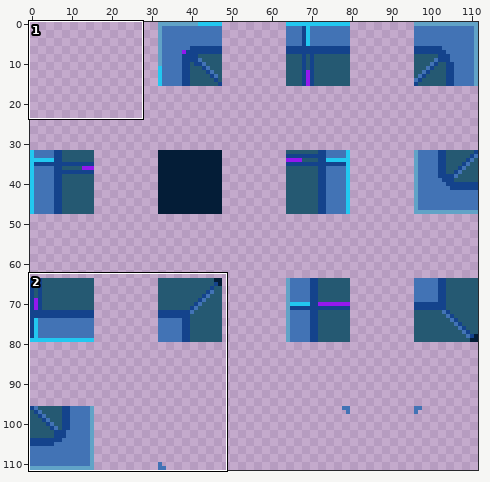
Two states of a sprite sheet, Assets/Art/Tile/ShipTiles/Ship_Tiles.png. The first picture is a wide view before the edit; the outline marks the close-up.
Close-up. Before:
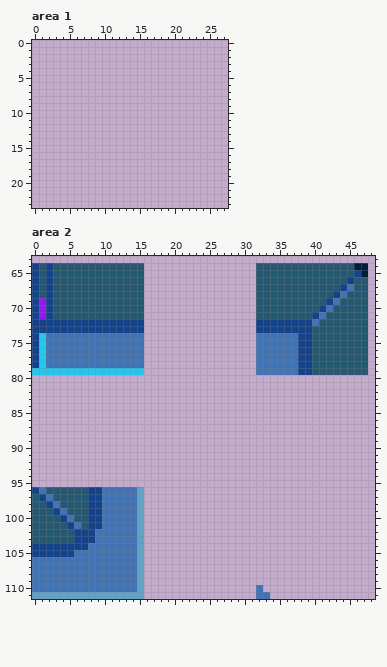
The file is 112x112 pixels. Shown: area 1: x 0..27, y 0..23; area 2: x 0..48, y 63..111.
Now the later version:
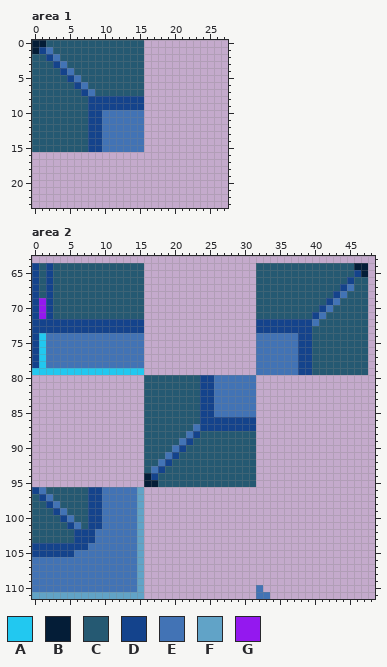
Palette (. is transparent): A #22c8f0  B #041d37  C #255972  D #14438c  E #4273b5  F #61a3c7  G #9418ef
The edit:
Area 1:
y 0: x 0..15 ................ -> BBCCCCCCCCCCCCCC
y 1: x 0..15 ................ -> BDECCCCCCCCCCCCC
y 2: x 0..15 ................ -> CCDECCCCCCCCCCCC
y 3: x 0..15 ................ -> CCCDECCCCCCCCCCC
y 4: x 0..15 ................ -> CCCCDECCCCCCCCCC
y 5: x 0..15 ................ -> CCCCCDECCCCCCCCC
y 6: x 0..15 ................ -> CCCCCCDECCCCCCCC
y 7: x 0..15 ................ -> CCCCCCCDECCCCCCC
y 8..9: x 0..15 ................ -> CCCCCCCCDDDDDDDD
y 10..15: x 0..15 ................ -> CCCCCCCCDDEEEEEE
Area 2:
y 80..85: x 16..31 ................ -> CCCCCCCCDDEEEEEE
y 86: x 16..31 ................ -> CCCCCCCCDDDDDDDD
y 87: x 16..31 ................ -> CCCCCCCEDDDDDDDD
y 88: x 16..31 ................ -> CCCCCCEDCCCCCCCC
y 89: x 16..31 ................ -> CCCCCEDCCCCCCCCC
y 90: x 16..31 ................ -> CCCCEDCCCCCCCCCC
y 91: x 16..31 ................ -> CCCEDCCCCCCCCCCC
y 92: x 16..31 ................ -> CCEDCCCCCCCCCCCC
y 93: x 16..31 ................ -> CEDCCCCCCCCCCCCC
y 94: x 16..31 ................ -> BDCCCCCCCCCCCCCC
y 95: x 16..31 ................ -> BBCCCCCCCCCCCCCC
